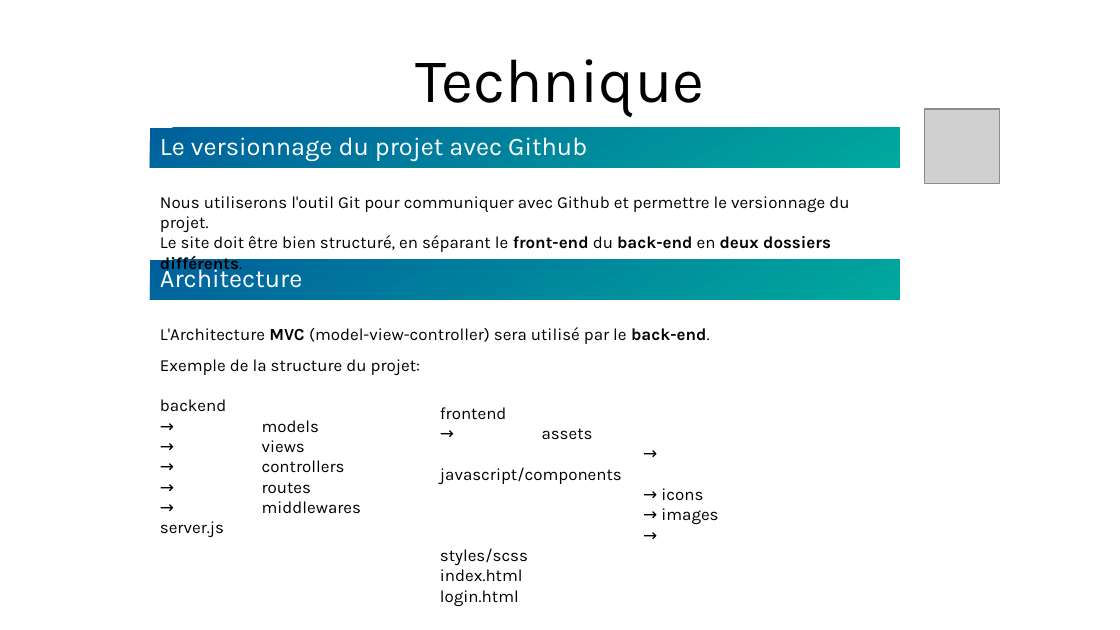
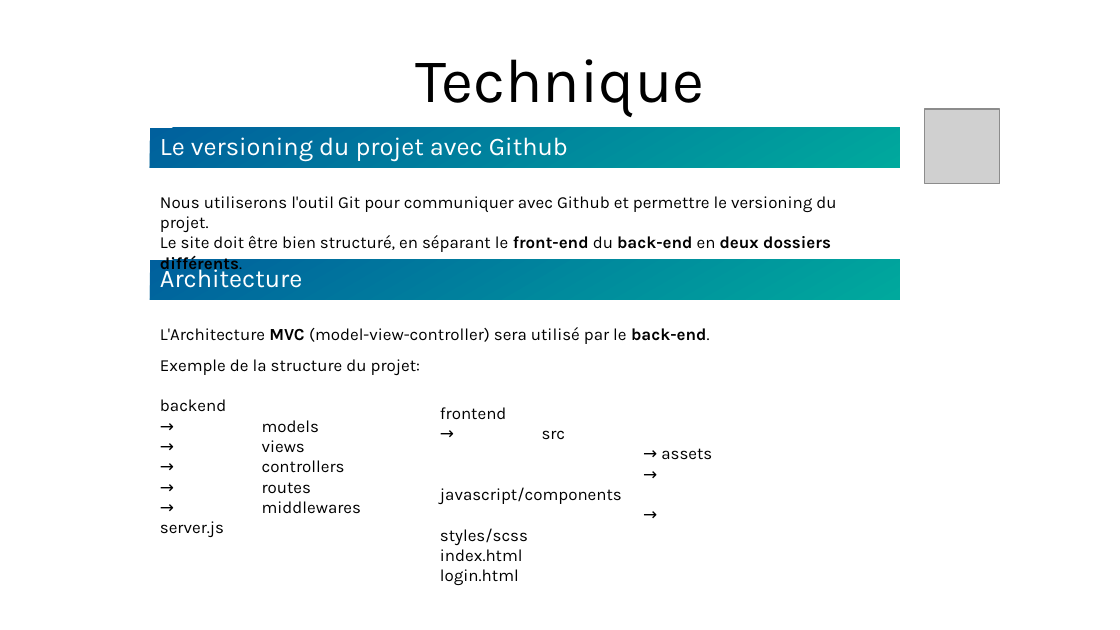
Before and after one commit to Voxalium/OC-IntegrateurWeb, a slide deck: slide 3 of Projet-7/Qwenta/Qwenta-Gestion.odp. Drawn at 1120x630 pixels with LibreOffice and Linux fonts; fonts in the diff are those of the drawing; grey boxes stand for pictures. Boxes give left, top, right and bottom in pixels: in the first picture for what was removed or moved away, otherwise in the second. Text is boxed around its words. In the diff, an @@ line names an element or a change of style, - is before the commit and + after.

```diff
--- a/Projet-7/Qwenta/Qwenta-Gestion.odp
+++ b/Projet-7/Qwenta/Qwenta-Gestion.odp
@@ text at <box>160,137,836,232</box>: text changed @@
-Le versionnage du projet avec Github
-Nous utiliserons l'outil Git pour communiquer avec Github et permettre le versionnage du projet.
+Le versioning du projet avec Github
+Nous utiliserons l'outil Git pour communiquer avec Github et permettre le versioning du projet.
@@ text at <box>440,407,622,585</box>: paragraphs removed @@
-→ icons
-→ images
@@ text at <box>542,430,566,439</box>: paragraph added @@
+→ src
```
Also in this commit, not shown: 6 other files.
